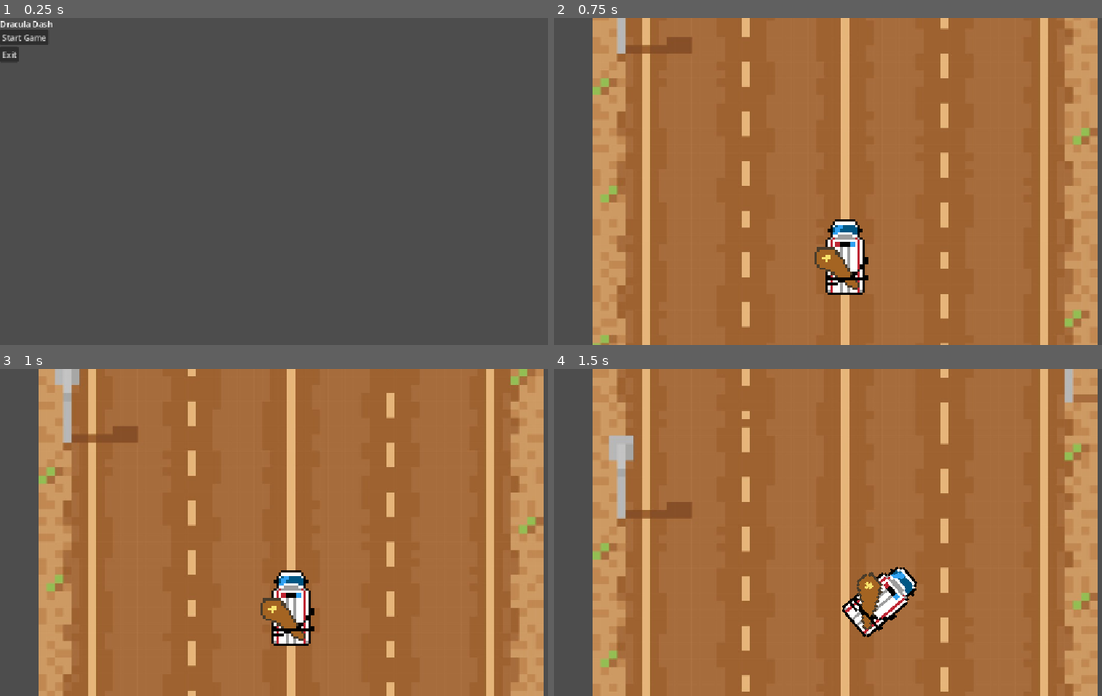
Above: before the commit, frames 1-4 (two rows, left to right).
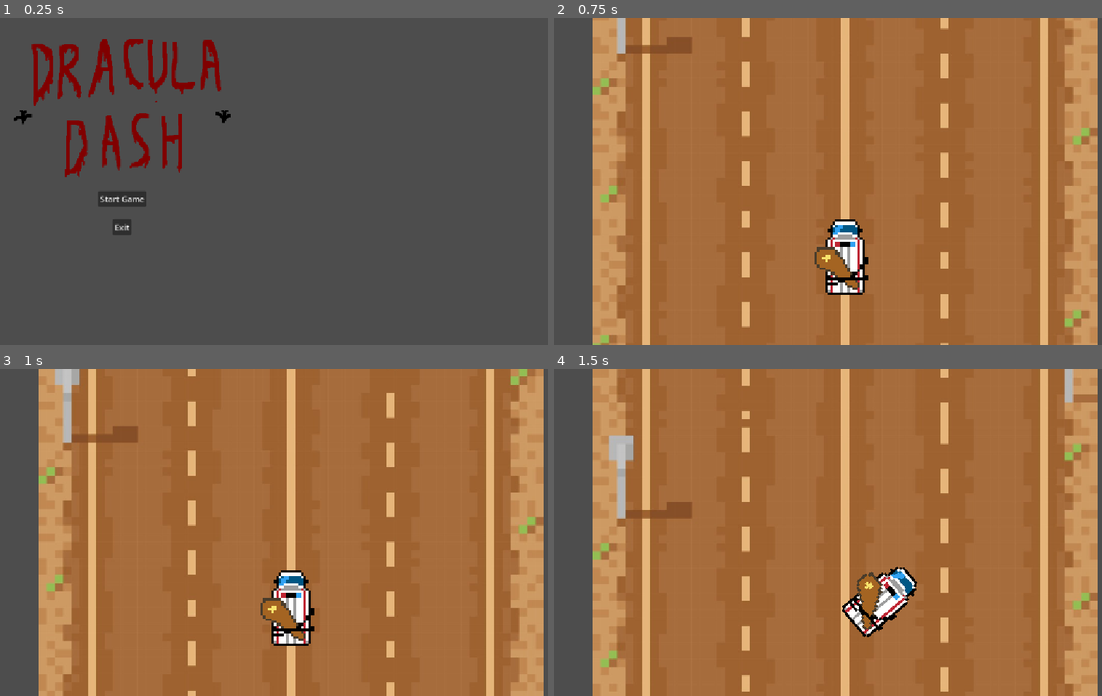
Above: after the commit, the same moments.

Repository: danielcannell/dracula-dash
Game: Godot game, scene res://scenes/title.tscn
Two runs of this game, one before a commit and one after it. Both use one fixed random seed, a clock stepped at 60 frames per second and the inputs below.
Inputs:
- Up to frame 1 (0.25 s): no input
- Up to frame 2 (0.75 s): click "Start Game" at 0.5 s
- Up to frame 3 (1 s): no input
- Up to frame 4 (1.5 s): hold Right (turn_right) from 1.28 s (still down)

The runs differ from the first frame. In frame 1, 4.4% of the frame differs, in the area x 0-43%, y 0-67%; in frame 2, nothing differs; in frame 3, nothing differs; in frame 4, nothing differs.

Commit message:
add title as image

Diff:
--- a/scenes/title.tscn
+++ b/scenes/title.tscn
@@ -1,23 +1,25 @@
 [gd_scene format=3 uid="uid://dj4eligatwfaw"]
 
 [ext_resource type="Script" uid="uid://bujgov46mv1wk" path="res://scripts/title.gd" id="1_4ignj"]
+[ext_resource type="Texture2D" uid="uid://cfokiqb27f73t" path="res://art/title.png" id="2_wosw1"]
 
 [node name="Title" type="CanvasLayer" unique_id=2026377788]
 script = ExtResource("1_4ignj")
 
 [node name="Start" type="Button" parent="." unique_id=1831149590]
-offset_top = 23.0
-offset_right = 96.0
-offset_bottom = 54.0
+offset_left = 194.0
+offset_top = 343.0
+offset_right = 290.0
+offset_bottom = 374.0
 text = "Start Game"
 
 [node name="Exit" type="Button" parent="." unique_id=580037529]
-offset_top = 57.0
-offset_right = 37.0
-offset_bottom = 88.0
+offset_left = 223.0
+offset_top = 399.0
+offset_right = 260.0
+offset_bottom = 430.0
 text = "Exit"
 
-[node name="Label" type="Label" parent="." unique_id=626457048]
-offset_right = 40.0
-offset_bottom = 23.0
-text = "Dracula Dash"
+[node name="Sprite2D" type="Sprite2D" parent="." unique_id=1559885821]
+position = Vector2(260, 166)
+texture = ExtResource("2_wosw1")
Binary file added: art/title.png
Not shown, added: art/title.png.import
